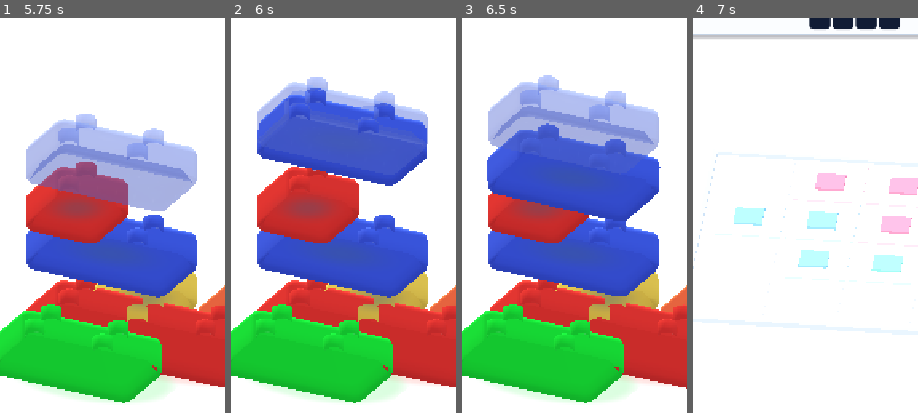
Above: before the commit, frames 1-4 (left to right).
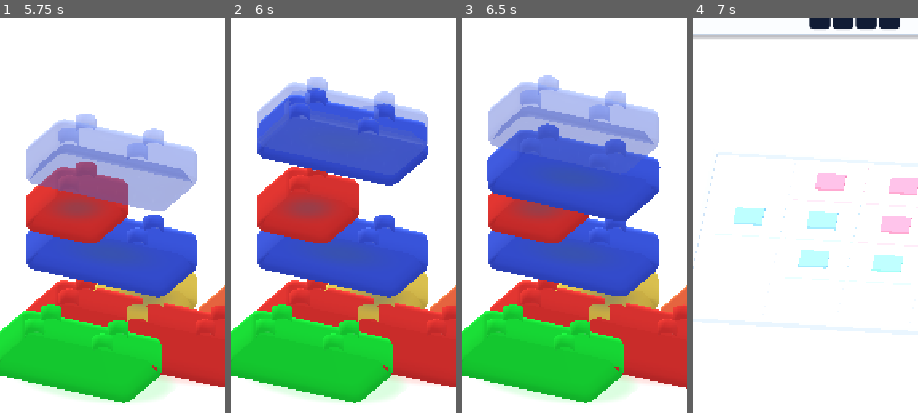
Above: after the commit, the same moments.

Repository: dbrckk/Jelly-bricks
Game: Godot game, scene res://scenes/main.tscn
Two runs of this game, one before a commit and one after it. Both use one fixed random seed, a clock stepped at 60 frames per second and the inputs below.
Inputs (mouse positions are % of the whole screen's width and height, from its top left):
- Up to frame 1 (5.75 s): click (8, 82) at 0.52 s; click (20, 82) at 1.27 s; click (32, 82) at 2.02 s; click "‹ Niveau" at 2.75 s; click "↻ Tourner" at 3.5 s; click "? Indice" at 4.25 s; click "Tour 3D" at 5 s
- Up to frame 2 (6 s): click "↓ Poser" at 5.75 s
- Up to frame 3 (6.5 s): no input
- Up to frame 4 (7 s): click "‹ Puzzles" at 6.5 s
The pictures show only the part of the screen within x 14-64%, y 21-71%; the shares and areas given below are measured in that part.

Frame 1 is identical in both runs. In frame 2, 0.1% of the frame differs, in the area x 11-88%, y 17-42%; in frame 3, less than 0.1%; in frame 4, nothing differs.

Commit message:
fix(gamefeel): keep studio brick geometry anchored while settling

Diff:
--- a/native-godot/scripts/stack_mode.gd
+++ b/native-godot/scripts/stack_mode.gd
@@ -1391,12 +1391,11 @@
     # the GPU mesh compresses and rebounds. No fake hard-plastic bounce.
     settle.tween_property(node, "position", _world_position(entry), .29) \
         .set_trans(Tween.TRANS_QUAD).set_ease(Tween.EASE_IN)
-    node.scale = Vector3(.97, 1.07, .97)
-    node.rotation.z = .065
-    settle.tween_property(node, "scale", Vector3.ONE, .73) \
-        .set_trans(Tween.TRANS_ELASTIC).set_ease(Tween.EASE_OUT)
-    settle.tween_property(node, "rotation", Vector3.ZERO, .76) \
-        .set_trans(Tween.TRANS_ELASTIC).set_ease(Tween.EASE_OUT)
+    # Keep support geometry anchored; vertex squash already handles
+    # local deformation at contact. Avoid full-body rubber scaling.
+    node.rotation.z = .028
+    settle.tween_property(node, "rotation", Vector3.ZERO, .42) \
+        .set_trans(Tween.TRANS_CUBIC).set_ease(Tween.EASE_OUT)
     settle.tween_property(material, "shader_parameter/gel_spring", 0.0, .91) \
         .set_trans(Tween.TRANS_CUBIC).set_ease(Tween.EASE_OUT)
     _animate_gel_compression(material, .96, .27)
